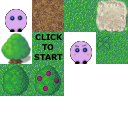
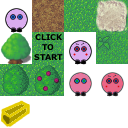
Layers edited between the first and the second w=128, h=128 image:
removed layer "PlayerAngry" over [64,33,96,64]
added layer "PlayerAngry #1" above "Player" over [69,40,92,65]
painted on "Player" over [5,8,31,33]
added layer "Gold" above "Sheet" over [1,100,30,127]
added layer "Sheet" over [0,8,124,97]
